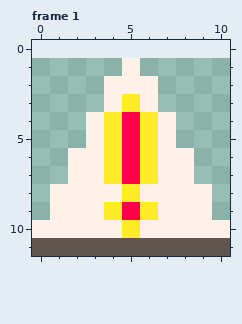
File history of a pixel-art file, assets/triangle.aseprite. The picture above is the old version.
11x11 pixels, 1 frame. Shown: frame 1. The old version is drawn lined up with the new one, on the new canvas. The commit also changed other frames, which this record leaves out.
The same view after the edit:
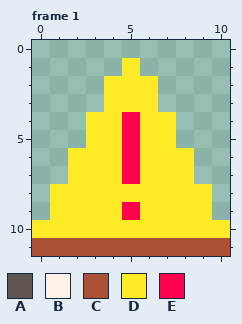
Palette (. is transparent): A #5f574f  B #fff1e8  C #ab5236  D #ffec27  E #ff004d
Edits made:
canvas 11x11 -> 11x12, the old top-left corner now at 0,1
Changed rows in their new state; - is an unchanged pixel.
Frame 1:
first column x 0:
 1 -----D-----
 2 ----DDD----
 3 ----D-D----
 4 ---D---D---
 5 ---D---D---
 6 --DD---DD--
 7 --DD---DD--
 8 -DDDD-DDDD-
 9 -DDD---DDD-
10 DDDDD-DDDDD
11 CCCCCCCCCCC
Where, in picture pixels (left, top, right, bottom), the same in both pictures:
changed: (32, 58, 230, 256)
